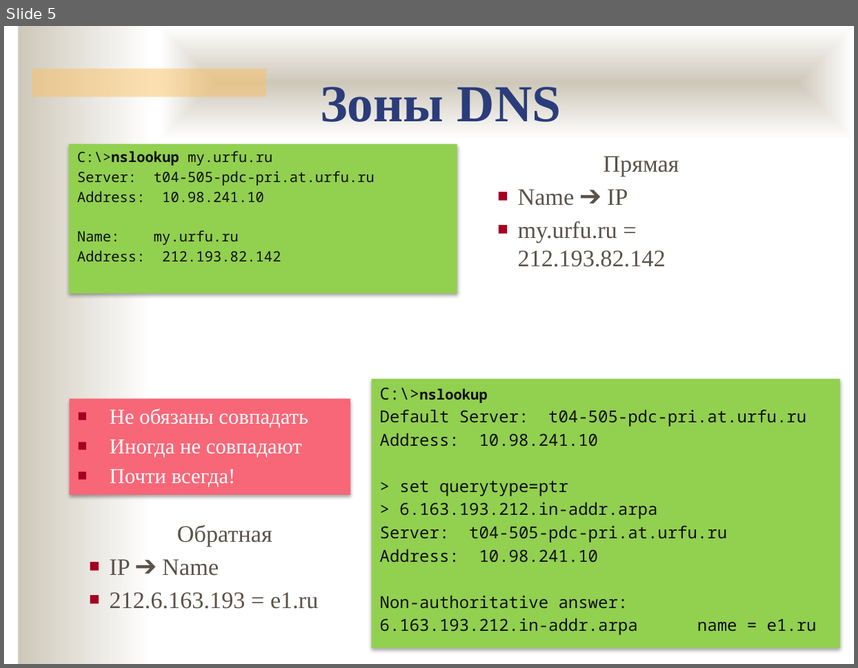
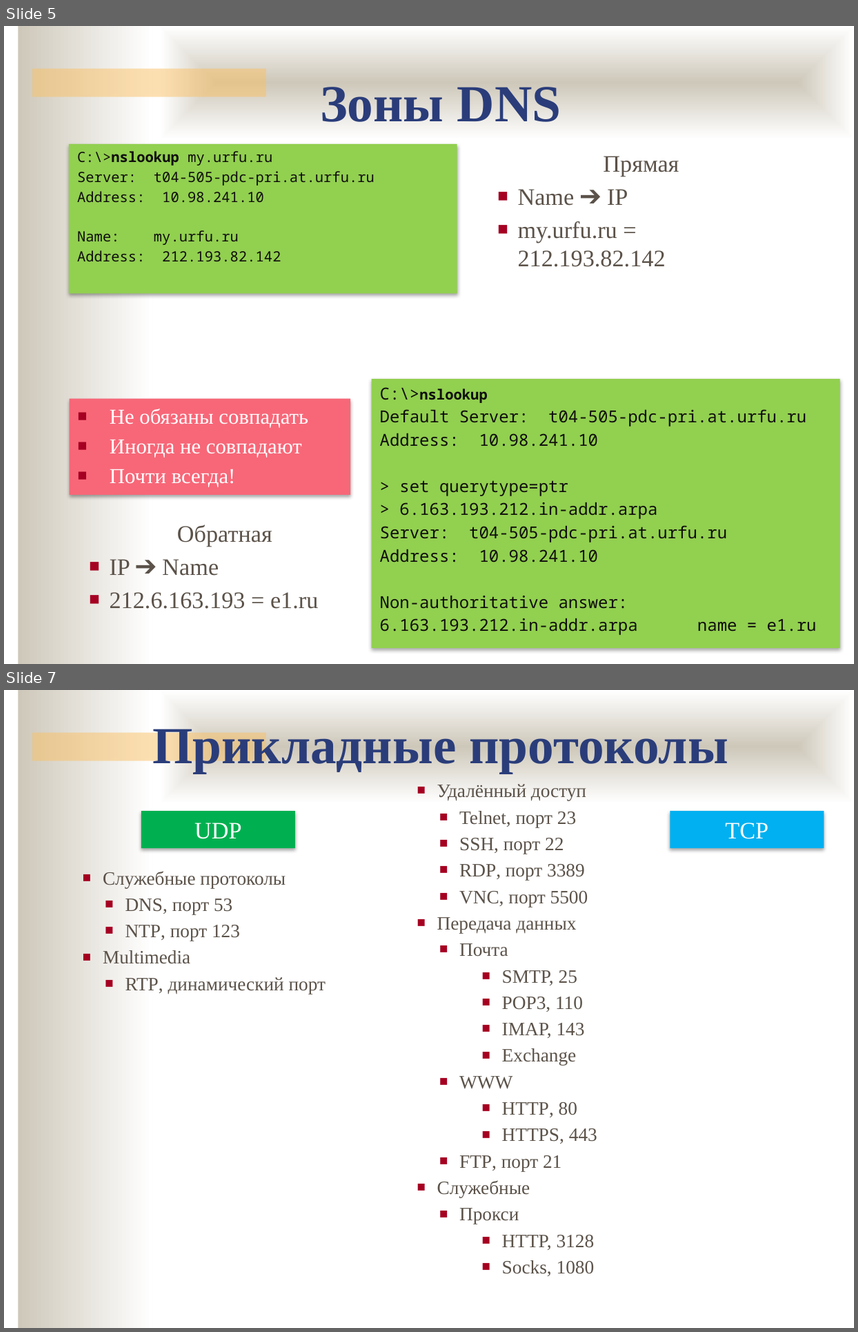
Before and after one commit to ukoloff/nets, a slide deck: lecture/14.pptx. Shown one above the other, each under a label of ours: slide 5 before the commit, slides 5 and 7 after it; the slides between them are not shown. The pictures are 858x668 and 858x1332 pixels, drawn with LibreOffice and Linux fonts; fonts in the diff are those of the drawing; background and template pictures are left out. Boxes give left, top, right and bottom in pixels: in the first picture for what was removed or moved away, otherwise in the second. Text is boxed around its words. In the diff, an @@ line names an element or a change of style, - is before the commit and + after.

```diff
--- a/lecture/14.pptx
+++ b/lecture/14.pptx
@@ slide 7 added at (x1=4, y1=690, x2=854, y2=1328), background #FFFFFF; not listed: 3 template elements that a slide beside it also shows @@
@@ text added at (x1=152, y1=723, x2=728, y2=773), 44 pt, text #2A3D7A, bold @@
+Прикладные протоколы
@@ text added at (x1=437, y1=784, x2=597, y2=1276), 16 pt, text #5B5249 @@
+■ Удалённый доступ
+  ■ Telnet, порт 23
+  ■ SSH, порт 22
+  ■ RDP, порт 3389
+  ■ VNC, порт 5500
+■ Передача данных
+  ■ Почта
+    ■ SMTP, 25
+    ■ POP3, 110
+    ■ IMAP, 143
+    ■ Exchange
+  ■ WWW
+    ■ HTTP, 80
+    ■ HTTPS, 443
+  ■ FTP, порт 21
+■ Служебные
+  ■ Прокси
+    ■ HTTP, 3128
+    ■ Socks, 1080
@@ rectangle added at (x1=141, y1=811, x2=294, y2=848), fill #00B050, 20 pt, text #FFFFFF @@
+UDP
@@ rectangle added at (x1=670, y1=811, x2=824, y2=848), fill #00B0F0, 20 pt, text #FFFFFF @@
+TCP
@@ text added at (x1=103, y1=871, x2=326, y2=994), 16 pt, text #5B5249 @@
+■ Служебные протоколы
+  ■ DNS, порт 53
+  ■ NTP, порт 123
+■ Multimedia
+  ■ RTP, динамический порт
```
Also in this commit, not shown: 1 slide changed, 13 other slides added.
